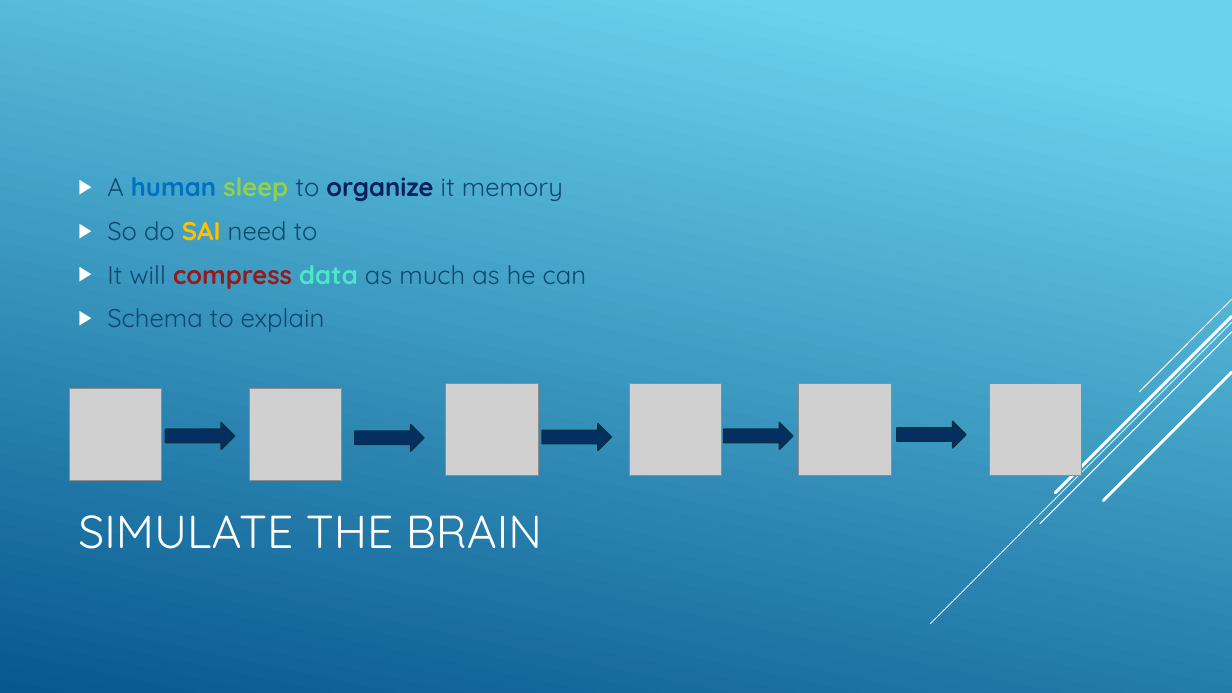
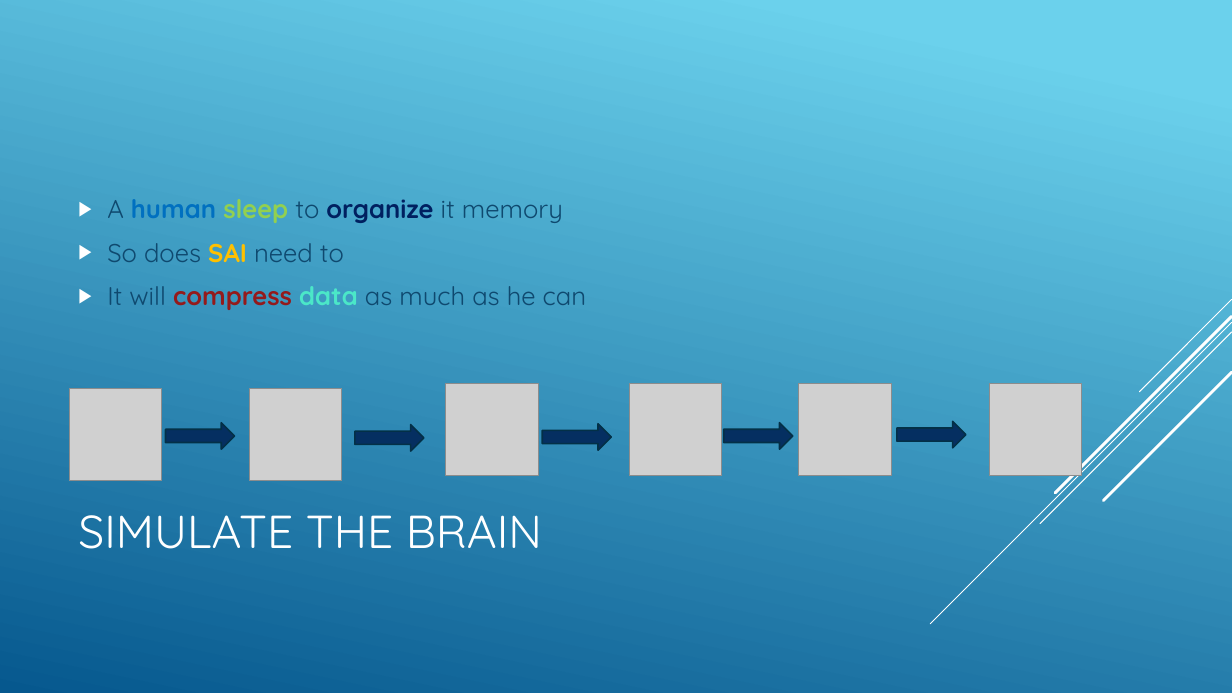
Before and after one commit to jnguyen1192/SIA, a slide deck: slide 8 of SAI_presentation.pptx. Drawn at 1232x693 pixels with LibreOffice and Linux fonts; fonts in the diff are those of the drawing; grey boxes stand for pictures. Boxes give left, top, right and bottom in pixels: in the first picture for what was removed or moved away, otherwise in the second. Text is boxed around its words. In the diff, an @@ line names an element or a change of style, - is before the commit and + after.

```diff
--- a/SAI_presentation.pptx
+++ b/SAI_presentation.pptx
@@ text at [107,243,344,263]: text changed @@
-▶ So do SAI need to
+▶ So does SAI need to
@@ text at [107,308,325,332]: paragraph removed @@
-▶ Schema to explain
```
Also in this commit, not shown: 2 other slides changed.
